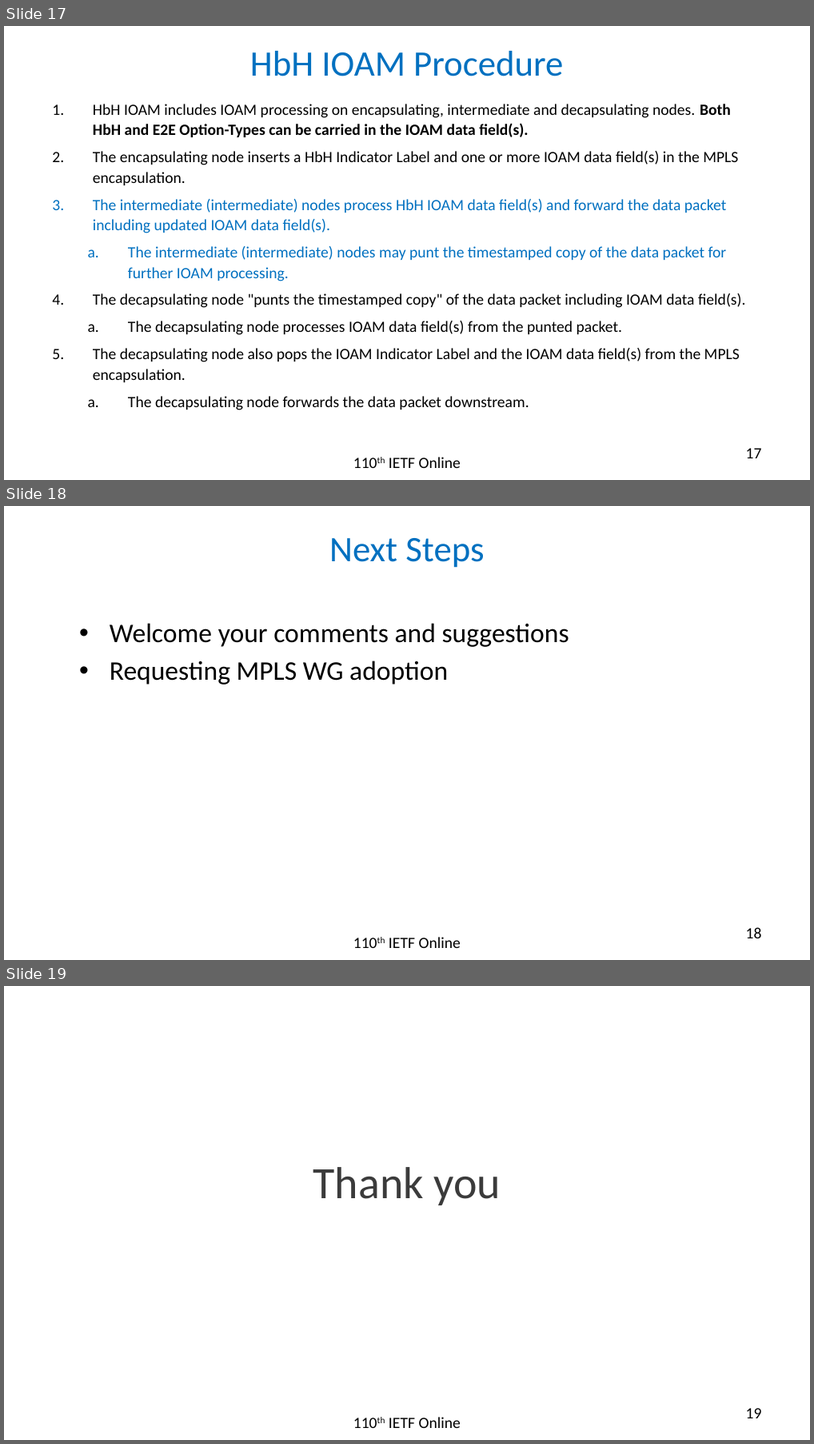
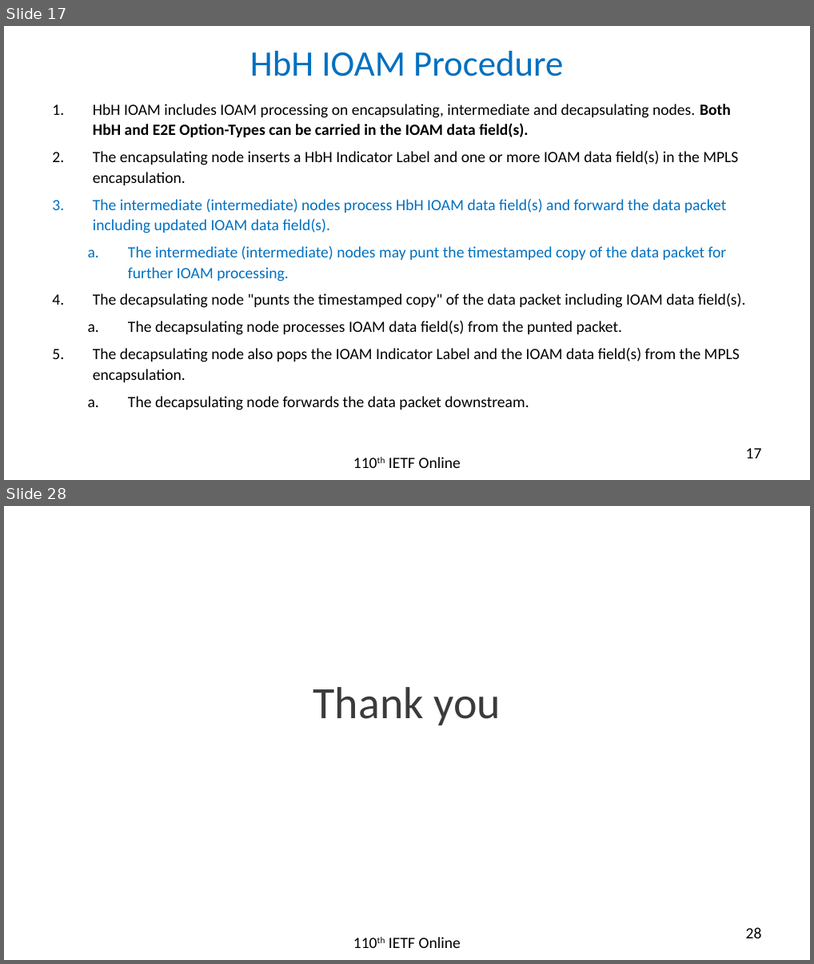
Before and after one commit to rakgandhi/ietf-slides, a slide deck: draft-gandhi-mpls-ioam-sr-05.pptx. Shown one above the other, each under a label of ours: slides 17, 18 and 19 before the commit, slides 17 and 28 after it; the slides between them are not shown. The pictures are 814x1444 and 814x964 pixels, drawn with LibreOffice and Linux fonts; fonts in the diff are those of the drawing. Boxes give left, top, right and bottom in pixels: in the first picture for what was removed or moved away, otherwise in the second. Text is boxed around its words. In the diff, an @@ line names an element or a change of style, - is before the commit and + after.

```diff
--- a/draft-gandhi-mpls-ioam-sr-05.pptx
+++ b/draft-gandhi-mpls-ioam-sr-05.pptx
@@ slide 18 removed at [4, 506, 810, 960], background #FFFFFF @@
@@ title removed at [330, 538, 484, 568] @@
-Next Steps
@@ text removed at [110, 623, 570, 684] @@
-• Welcome your comments and suggestions
-• Requesting MPLS WG adoption
@@ text removed at [389, 936, 461, 948] @@
-110th IETF Online
@@ page number removed at [746, 927, 762, 938] @@
-18
@@ what was slide 19 is now slide 28 @@
@@ page number at [746, 927, 762, 938]: text changed @@
-19
+28
```
Also in this commit, not shown: 8 slides changed, 1 other file.
